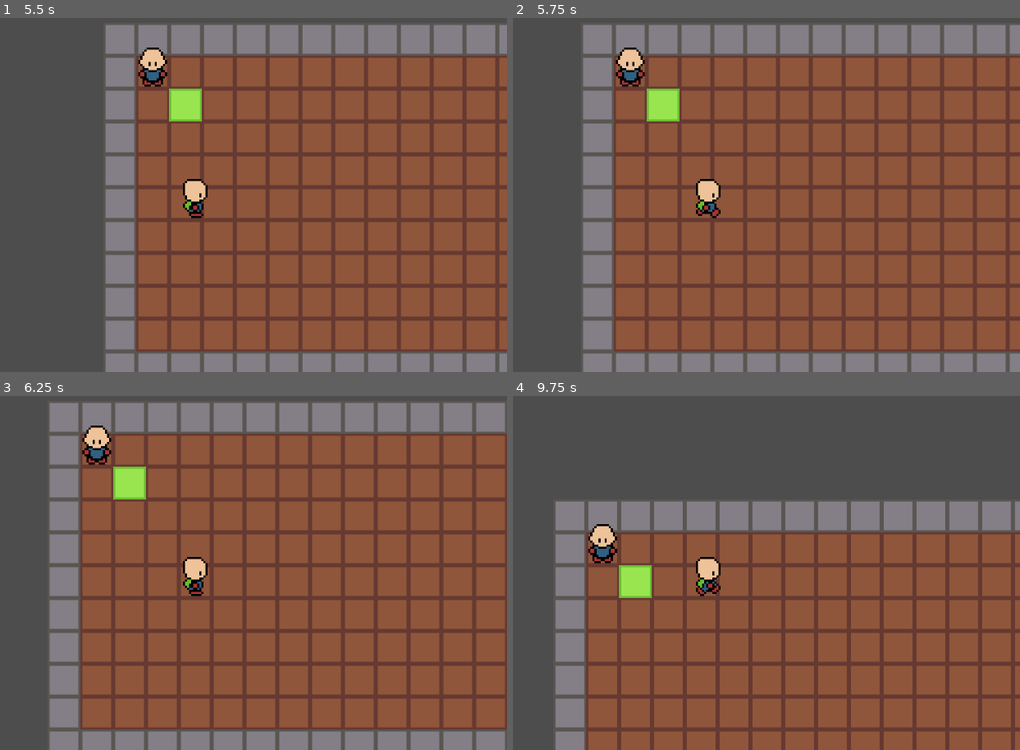
Above: before the commit, frames 1-4 (two rows, left to right).
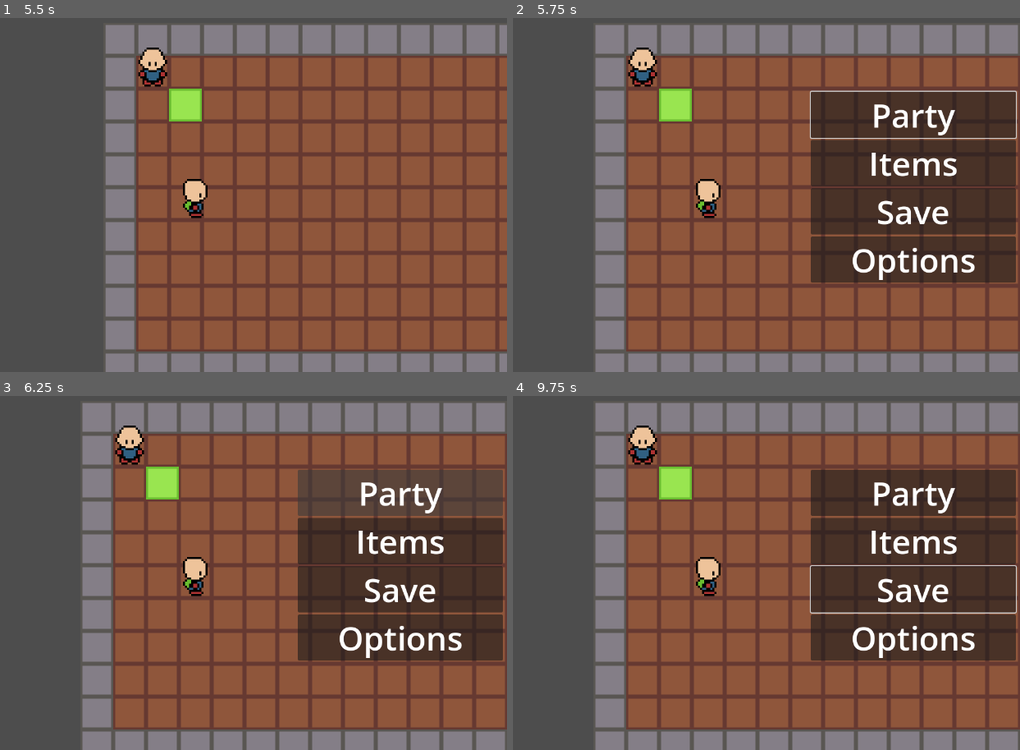
Above: after the commit, the same moments.

Repository: jevonsp/monster-tamer
Game: Godot game, scene res://main/main.tscn
The game is run twice, just before and just after one commit, with the same random seed, the same clock (stepped at 60 frames per second) and the same inputs.
Inputs (mouse positions are in pixels of both pictures, inside the frame that each line leads up to):
- Up to frame 1 (5.5 s): tap Enter at 0.5, 2.75, 4.25 s; move the mouse to (147, 262) at 0.52 s; hold Space (yes) 0.53-1.28 s; hold W (up) 0.53-2 s; click (147, 262) at 0.67 s; move the mouse to (375, 241) at 1.27 s; tap Space (yes) at 1.35, 3.05, 3.5, 3.6, 5.3 s; click "YES" at 2 s; move the mouse to (outside the picture) at 2.77 s; hold Shift 2.78-3.53 s; hold A (left) 2.78-4.28 s; move the mouse to (212, 187) at 3.52 s; click (212, 187) at 3.67 s; move the mouse to (81, 95) at 4.27 s; hold S (down) 4.28-5.03 s; hold Space (yes) 4.28-5.03 s; tap Escape (no) at 4.9 s; move the mouse to (324, 170) at 5.02 s; hold D (right) from 5.03 s (still down); tap Shift at 5.1 s
- Up to frame 2 (5.75 s): keep holding D (right); tap X (menu, bound only after the commit) at 5.65 s
- Up to frame 3 (6.25 s): release D (right) at 5.75 s; click (400, 491) at 5.75 s, where only the run after the commit has a clickable "Party"
- Up to frame 4 (9.75 s): click (913, 541) at 6.5 s, where only the run after the commit has a clickable "Items"; click (913, 590) at 7.25 s, where only the run after the commit has a clickable "Save"; click (913, 636) at 8 s, where only the run after the commit has a clickable "Options"; move the mouse to (558, 583) at 8.77 s; hold W (up) 8.78-9.53 s; hold Shift 8.78-9.53 s; click (558, 583) at 8.92 s; tap Z (option, bound only after the commit) at 9.4 s; move the mouse to (756, 484) at 9.52 s; hold D (right) from 9.53 s (still down); tap Shift at 9.6 s

Frame 1 is identical in both runs. In frame 2, 38% of the frame differs, in the area x 13-100%, y 1-100%; in frame 3, 34%; in frame 4, 62%, in the area x 8-100%, y 1-100%.

Commit message:
Menu + Prevent Step Desync
Added the menu.

Added a clause to _open_menu() that checks to see if the player's move is in progress, and if so awaits the step completion before opening the menu.

Diff:
--- a/battle/battle.gd
+++ b/battle/battle.gd
@@ -51,6 +51,8 @@
 func _ready() -> void:
 	_connect_signals()
 	_bind_buttons()
+	if visible:
+		_toggle_visible()
 
 func _unhandled_input(event: InputEvent) -> void:
 	if event.is_action_pressed("no"):
--- a/classes/Monster.gd
+++ b/classes/Monster.gd
@@ -1,5 +1,6 @@
 class_name Monster
 extends Resource
+## An instance of a monster
 static var EXPERIENCE_PER_LEVEL = 50
 @export var monster_data: MonsterData
 @export var name: String = ""
@@ -59,6 +60,12 @@
 	Global.send_monster_death_experience.emit(EXPERIENCE_PER_LEVEL * level)
 
 
+func heal(revives: bool) -> void:
+	current_hitpoints = max_hitpoints
+	if revives:
+		is_fainted = false
+
+
 func gain_exp(amount: int) -> void:
 	if is_fainted:
 		return
--- a/classes/MonsterData.gd
+++ b/classes/MonsterData.gd
@@ -1,6 +1,6 @@
 class_name MonsterData
 extends Resource
-
+## Canonical Base Entry for a Species
 @export var species: String = ""
 @export var texture: Texture2D
 @export_subgroup("Moves")
--- a/main/Global.gd
+++ b/main/Global.gd
@@ -13,6 +13,9 @@
 # DialogueLabel
 signal send_overworld_text_box(object: Node, text: Array[String], auto_complete: bool, is_question: bool)
 signal overworld_text_box_complete
+# Menu
+signal request_open_menu
+signal on_menu_closed
 # Battle
 # Label
 signal send_battle_text_box(text: Array[String], auto_complete: bool)
--- a/main/main.tscn
+++ b/main/main.tscn
@@ -10,6 +10,7 @@
 [ext_resource type="PackedScene" uid="uid://b0vyjd3isbdso" path="res://npc/npc.tscn" id="8_67ri8"]
 [ext_resource type="PackedScene" uid="uid://cxpdnabe54fq0" path="res://ui/overworld_text_box.tscn" id="9_grrlh"]
 [ext_resource type="PackedScene" uid="uid://jmc7gqpbmo2n" path="res://npc/components/npc_respawn_component.tscn" id="10_0i4oc"]
+[ext_resource type="PackedScene" uid="uid://drjlut2xdgcjc" path="res://ui/menu.tscn" id="11_bsumw"]
 
 [sub_resource type="Resource" id="Resource_fwcvl"]
 script = ExtResource("5_kfbq2")
@@ -27,6 +28,9 @@
 script = ExtResource("1_xwkvk")
 
 [node name="Battle" parent="." unique_id=661795331 instance=ExtResource("7_4dugh")]
+visible = false
+
+[node name="Menu" parent="." unique_id=1924602964 instance=ExtResource("11_bsumw")]
 visible = false
 
 [node name="TestMap" parent="." unique_id=322966199 instance=ExtResource("2_pjrb6")]
--- a/moves/match_strike/match_strike.tres
+++ b/moves/match_strike/match_strike.tres
@@ -7,6 +7,5 @@
 script = ExtResource("1_n08cl")
 name = "Match Strike"
 animation = ExtResource("1_yxk6y")
-base_power = 10
 description = "Hits the enemy with a match."
 metadata/_custom_type_script = "uid://cawunai26wo8m"
--- a/moves/puddle_slap/puddle_slap.tres
+++ b/moves/puddle_slap/puddle_slap.tres
@@ -7,7 +7,5 @@
 script = ExtResource("1_sb7qw")
 name = "Puddle Slap"
 animation = ExtResource("1_dfaxd")
-base_power = 1
-priority = 1
 description = "Slap a puddle, making a small splash."
 metadata/_custom_type_script = "uid://cawunai26wo8m"
--- a/player/player.gd
+++ b/player/player.gd
@@ -26,10 +26,7 @@
 
 func _ready() -> void:
 	add_to_group("player")
-	Global.toggle_player.connect(toggle_processing)
-	Global.player_party_requested.connect(send_player_party)
-	Global.send_monster_death_experience.connect(_grant_party_experience)
-	Global.send_respawn_player.connect(_respawn)
+	_bind_signals()
 	tile_start_pos = position; tile_target_pos = position
 	# TODO: Remove - for testing
 	set_respawn_point()
@@ -54,8 +51,18 @@
 	if not processing:
 		return
 	if event.is_action_pressed("yes"):
-		attempt_interaction()
+		_attempt_interaction()
 		get_viewport().set_input_as_handled()
+	if event.is_action_pressed("menu"):
+		_open_menu()
+		get_viewport().set_input_as_handled()
+
+func _bind_signals() -> void:
+	Global.toggle_player.connect(toggle_processing)
+	Global.player_party_requested.connect(send_player_party)
+	Global.send_monster_death_experience.connect(_grant_party_experience)
+	Global.send_respawn_player.connect(_respawn)
+	Global.on_menu_closed.connect(_on_menu_closed)
 
 #region Movement and Interaction
 func update_held_keys(delta: float) -> void:
@@ -177,7 +184,7 @@
 	move_progress = 0.0
 	anim_state.travel("Idle")
 
-func attempt_interaction() -> void:
+func _attempt_interaction() -> void:
 	if ray_cast_2d.is_colliding():
 		var collider = ray_cast_2d.get_collider()
 		if collider.is_in_group("interactable"):
@@ -215,6 +222,14 @@
 			getting_exp.append(monster)
 	for monster in getting_exp:
 		monster.gain_exp(int(amount / float(getting_exp.size())))
+
+func heal_party() -> void:
+	for monster in party:
+		monster.heal(false)
+
+func heal_and_revive_party() -> void:
+	for monster in party:
+		monster.heal(true)
 #endregion
 
 func set_respawn_point() -> void:
@@ -222,3 +237,13 @@
 
 func _respawn() -> void:
 	global_position = respawn_point
+	heal_and_revive_party()
+
+func _open_menu() -> void:
+	if move_progress != 0.0:
+		await Global.step_completed
+	toggle_processing()
+	Global.request_open_menu.emit()
+
+func _on_menu_closed():
+	toggle_processing()
--- a/project.godot
+++ b/project.godot
@@ -98,6 +98,16 @@
 "events": [Object(InputEventKey,"resource_local_to_scene":false,"resource_name":"","device":-1,"window_id":0,"alt_press …(195 unchanged characters)…
 ]
 }
+menu={
+"deadzone": 0.2,
+"events": [Object(InputEventKey,"resource_local_to_scene":false,"resource_name":"","device":-1,"window_id":0,"alt_pressed":false,"shift_pressed":false,"ctrl_pressed":false,"meta_pressed":false,"pressed":false,"keycode":0,"physical_keycode":88,"key_label":0,"unicode":120,"location":0,"echo":false,"script":null)
+]
+}
+option={
+"deadzone": 0.2,
+"events": [Object(InputEventKey,"resource_local_to_scene":false,"resource_name":"","device":-1,"window_id":0,"alt_pressed":false,"shift_pressed":false,"ctrl_pressed":false,"meta_pressed":false,"pressed":false,"keycode":0,"physical_keycode":90,"key_label":0,"unicode":122,"location":0,"echo":false,"script":null)
+]
+}
 
 [layer_names]
 
--- /dev/null
+++ b/ui/menu.gd
@@ -0,0 +1,54 @@
+extends CanvasLayer
+var processing: bool = false
+var is_main_menu_open: bool = false
+
+func _ready() -> void:
+	_bind_buttons()
+	Global.request_open_menu.connect(_toggle_visible)
+	if visible:
+		_toggle_visible()
+
+
+func _bind_buttons() -> void:
+	for button in get_tree().get_nodes_in_group("menu_buttons"):
+		button.pressed.connect(_on_menu_pressed.bind(button))
+
+
+func _input(event: InputEvent) -> void:
+	if not processing:
+		return
+	if event.is_action_pressed("menu"):
+		print("menu pressed")
+		_toggle_visible()
+		Global.on_menu_closed.emit()
+	if is_main_menu_open and event.is_action_pressed("no"):
+		print("no pressed")
+		_toggle_visible()
+		Global.on_menu_closed.emit()
+
+
+func _on_menu_pressed(button: Button) -> void:
+	match button.name:
+		"Party":
+			print("Party")
+		"Items":
+			print("Items")
+		"Save":
+			print("Save")
+		"Options":
+			print("Options")
+
+
+func _toggle_visible() -> void:
+	print("_toggle_visible")
+	visible = !visible
+	processing = not processing
+	if visible:
+		_focus_default()
+	is_main_menu_open = visible
+
+
+func _focus_default():
+	var button: Button = get_tree().get_first_node_in_group("menu_buttons")
+	if button:
+		button.grab_focus()
--- /dev/null
+++ b/ui/menu.tscn
@@ -0,0 +1,150 @@
+[gd_scene format=3 uid="uid://drjlut2xdgcjc"]
+
+[ext_resource type="Script" uid="uid://dg1xhohpddu4d" path="res://ui/menu.gd" id="1_bwjgb"]
+
+[node name="Menu" type="CanvasLayer" unique_id=1924602964]
+script = ExtResource("1_bwjgb")
+
+[node name="Content" type="Control" parent="." unique_id=424859646]
+layout_mode = 3
+anchors_preset = 15
+anchor_right = 1.0
+anchor_bottom = 1.0
+grow_horizontal = 2
+grow_vertical = 2
+
+[node name="VBoxContainer" type="VBoxContainer" parent="Content" unique_id=290342078]
+layout_mode = 1
+anchors_preset = 6
+anchor_left = 1.0
+anchor_top = 0.5
+anchor_right = 1.0
+anchor_bottom = 0.5
+offset_left = -408.0
+offset_top = -186.0
+offset_right = -8.0
+offset_bottom = 186.0
+grow_horizontal = 0
+grow_vertical = 2
+
+[node name="Party" type="Button" parent="Content/VBoxContainer" unique_id=363559486 groups=["menu_buttons"]]
+custom_minimum_size = Vector2(400, 90)
+layout_mode = 2
+size_flags_vertical = 3
+
+[node name="Label" type="Label" parent="Content/VBoxContainer/Party" unique_id=2006180109]
+layout_mode = 1
+anchors_preset = 15
+anchor_right = 1.0
+anchor_bottom = 1.0
+grow_horizontal = 2
+grow_vertical = 2
+theme_override_font_sizes/font_size = 64
+text = "Party"
+horizontal_alignment = 1
+vertical_alignment = 1
+
+[node name="Items" type="Button" parent="Content/VBoxContainer" unique_id=1476376703 groups=["menu_buttons"]]
+custom_minimum_size = Vector2(400, 90)
+layout_mode = 2
+size_flags_vertical = 3
+
+[node name="Label" type="Label" parent="Content/VBoxContainer/Items" unique_id=1511281967]
+layout_mode = 1
+anchors_preset = 15
+anchor_right = 1.0
+anchor_bottom = 1.0
+grow_horizontal = 2
+grow_vertical = 2
+theme_override_font_sizes/font_size = 64
+text = "Items"
+horizontal_alignment = 1
+vertical_alignment = 1
+
+[node name="Save" type="Button" parent="Content/VBoxContainer" unique_id=1959962458 groups=["menu_buttons"]]
+custom_minimum_size = Vector2(400, 90)
+layout_mode = 2
+size_flags_vertical = 3
+
+[node name="Label" type="Label" parent="Content/VBoxContainer/Save" unique_id=558563285]
+layout_mode = 1
+anchors_preset = 15
+anchor_right = 1.0
+anchor_bottom = 1.0
+grow_horizontal = 2
+grow_vertical = 2
+theme_override_font_sizes/font_size = 64
+text = "Save"
+horizontal_alignment = 1
+vertical_alignment = 1
+
+[node name="Options" type="Button" parent="Content/VBoxContainer" unique_id=1451161354 groups=["menu_buttons"]]
+custom_minimum_size = Vector2(400, 90)
+layout_mode = 2
+size_flags_vertical = 3
+
+[node name="Label" type="Label" parent="Content/VBoxContainer/Options" unique_id=198938699]
+layout_mode = 1
+anchors_preset = 15
+anchor_right = 1.0
+anchor_bottom = 1.0
+grow_horizontal = 2
+grow_vertical = 2
+theme_override_font_sizes/font_size = 64
+text = "Options"
+horizontal_alignment = 1
+vertical_alignment = 1
+
+[node name="Button4" type="Button" parent="Content/VBoxContainer" unique_id=1924829199 groups=["menu_buttons"]]
+visible = false
+custom_minimum_size = Vector2(400, 90)
+layout_mode = 2
+size_flags_vertical = 3
+
+[node name="Label" type="Label" parent="Content/VBoxContainer/Button4" unique_id=385224049]
+layout_mode = 1
+anchors_preset = 15
+anchor_right = 1.0
+anchor_bottom = 1.0
+grow_horizontal = 2
+grow_vertical = 2
+theme_override_font_sizes/font_size = 64
+text = "Text"
+horizontal_alignment = 1
+vertical_alignment = 1
+
+[node name="Button5" type="Button" parent="Content/VBoxContainer" unique_id=366315366 groups=["menu_buttons"]]
+visible = false
+custom_minimum_size = Vector2(400, 90)
+layout_mode = 2
+size_flags_vertical = 3
+
+[node name="Label" type="Label" parent="Content/VBoxContainer/Button5" unique_id=80699654]
+layout_mode = 1
+anchors_preset = 15
+anchor_right = 1.0
+anchor_bottom = 1.0
+grow_horizontal = 2
+grow_vertical = 2
+theme_override_font_sizes/font_size = 64
+text = "Text"
+horizontal_alignment = 1
+vertical_alignment = 1
+
+[node name="Button6" type="Button" parent="Content/VBoxContainer" unique_id=427988509 groups=["menu_buttons"]]
+visible = false
+custom_minimum_size = Vector2(400, 90)
+layout_mode = 2
+size_flags_vertical = 3
+
+[node name="Label" type="Label" parent="Content/VBoxContainer/Button6" unique_id=659217298]
+layout_mode = 1
+anchors_preset = 15
+anchor_right = 1.0
+anchor_bottom = 1.0
+grow_horizontal = 2
+grow_vertical = 2
+theme_override_font_sizes/font_size = 64
+text = "Text"
+horizontal_alignment = 1
+vertical_alignment = 1
Not shown, added: ui/menu.gd.uid
